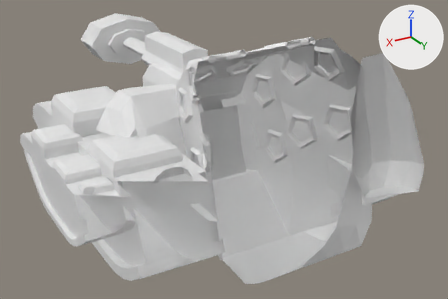
A saved change to the Blender file Assets/Prefabs/Models/Units/Super heavy tank (Malj).blend.
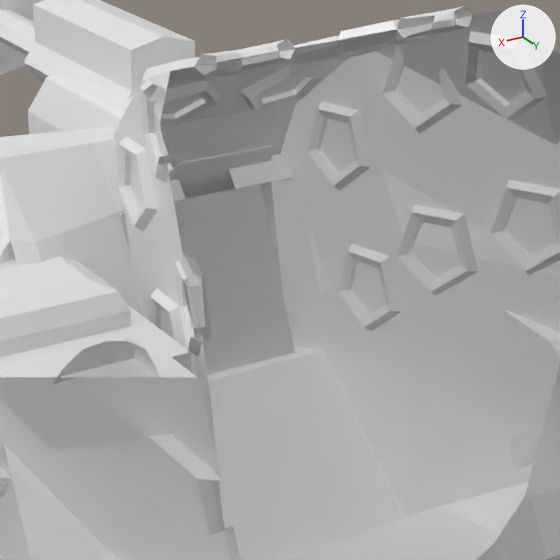
Each version appears first whole from a camera (50 mm lens) standing at (6.09, 11.18, 7.02) and looking at (-0.3, 0.52, 1.69), and next in a close-up on the part from 29% to 78% of the width and 11% to 84% of the height. The lights are fixed; the arrows at upper right show +X, +Y and +Z. The first two pictures are the older version. Everything nearer to the camera than a plane just in front of the edit is cut away.

Script lines for the objects in view, before the commit:
```python
me_cube_001 = bpy.data.meshes.new('Cube.001')
me_cube_001.from_pydata(...)  # 266 vertices, 238 faces; spans x 0.1..1.04, y -2.38..2.38, z -1.0..0.71
me_cube_001.materials.append(None)
me_cube_005 = bpy.data.meshes.new('Cube.005')
me_cube_005.from_pydata(...)  # 530 vertices, 505 faces; spans x 0.0..1.73, y -0.85..3.58, z -2.41..1.31
me_cylinder_001 = bpy.data.meshes.new('Cylinder.001')
me_cylinder_001.from_pydata(...)  # 1650 vertices, 1612 faces; spans x -3.1..13.5, y -3.0..28.5, z -1.1..3.6
ob_cylinder = bpy.data.objects.new('Cylinder', me_cylinder_001)
ob_cylinder.location = (0.578, -1.135, 1.198)
ob_cylinder.rotation_euler = (-1.571, 3.142, 0.0)  # degrees (-90, 180, 0)
ob_cylinder.scale = (0.0474, 0.0465, 0.566)
_m = ob_cylinder.modifiers.new('Mirror', 'MIRROR')
_m.mirror_object = ob_telo
ob_cylinder.hide_set(True)
ob_gusenica = bpy.data.objects.new('Gusenica', me_cube_001)
ob_gusenica.location = (0.944, 0.0, 1.62)
ob_gusenica.scale = (1.64, 1.64, 1.64)
_m = ob_gusenica.modifiers.new('Mirror', 'MIRROR')
_m.mirror_object = ob_telo
ob_telo = bpy.data.objects.new('Telo', me_cube_005)
ob_telo.location = (0.0, 0.0, 2.224)
ob_telo.rotation_euler = (0.208, 0.0, 0.0)  # degrees (12, 0, 0)
ob_telo.scale = (1.37, 1.37, 1.37)
_m = ob_telo.modifiers.new('Mirror', 'MIRROR')
_m.use_clip = True
# also in view: 'Kupola' at (0.0, -2.05, 2.38)
```
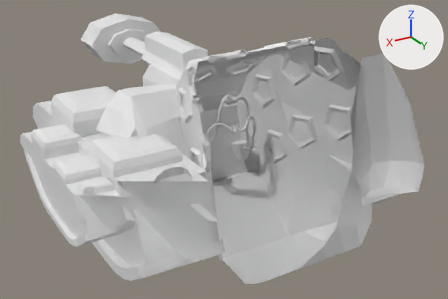
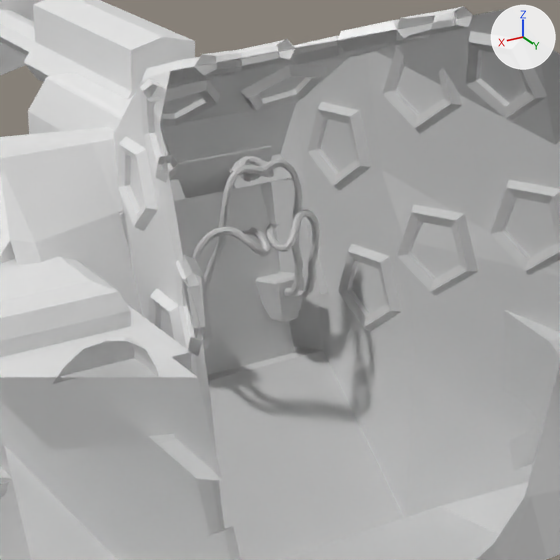
The change, as a list of edits to the scene's bpy script:
```text
Change me_cylinder_001:
    used by ob_cylinder; location = (0.578, -1.135, 1.198); rotation_euler = (-1.571, 3.142, 0.0), in degrees (-90, 180, 0); scale = (0.0474, 0.0465, 0.566)
    remove me_cylinder_001.from_pydata(...)  # 1650 vertices, 1612 faces; spans x -3.1..13.5, y -3.0..28.5, z -1.1..3.6
    add me_cylinder_001.from_pydata(...)  # 1650 vertices, 1612 faces; spans x -13.7..2.8, y -45.4..-13.8, z -4.6..0.1
    me_cylinder_001 part 1: the whole mesh is moved by (-10.6, -42.3, -3.5)
Change ob_cylinder:
    ob_cylinder.location: (0.578, -1.135, 1.198) -> (-0.011, 1.202, 3.843)
    ob_cylinder.rotation_euler: (-1.571, 3.142, 0.0) -> (-20.69, 3.142, -0.046)  # degrees (-90, 180, 0) -> degrees (255, 180, -2.6)
    remove ob_cylinder.hide_set(True)
```

Pixel boxes (x1, y1, x2, y2) of what changed, in the close-ups (560 x 560 px):
'Cylinder', shown
    after: (192, 156, 320, 322)
